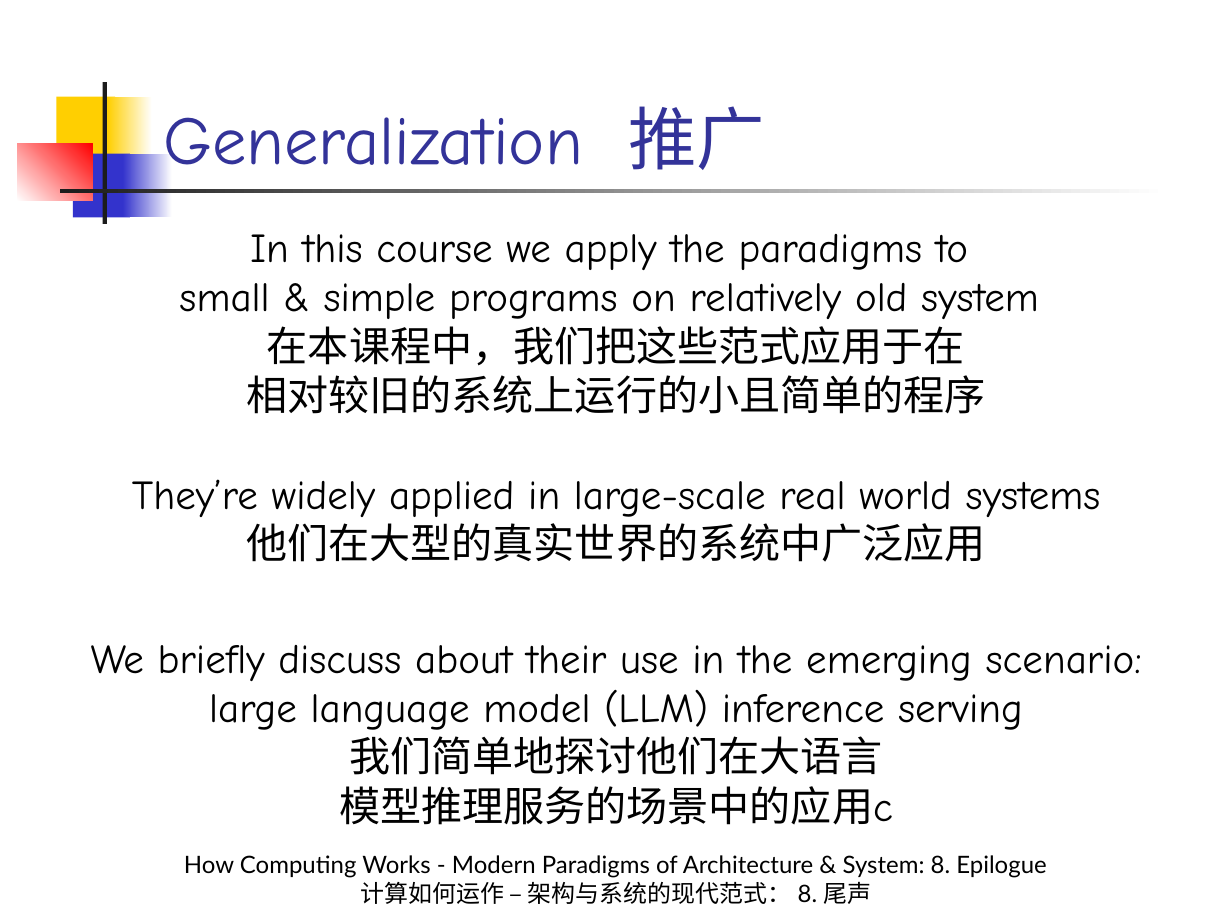
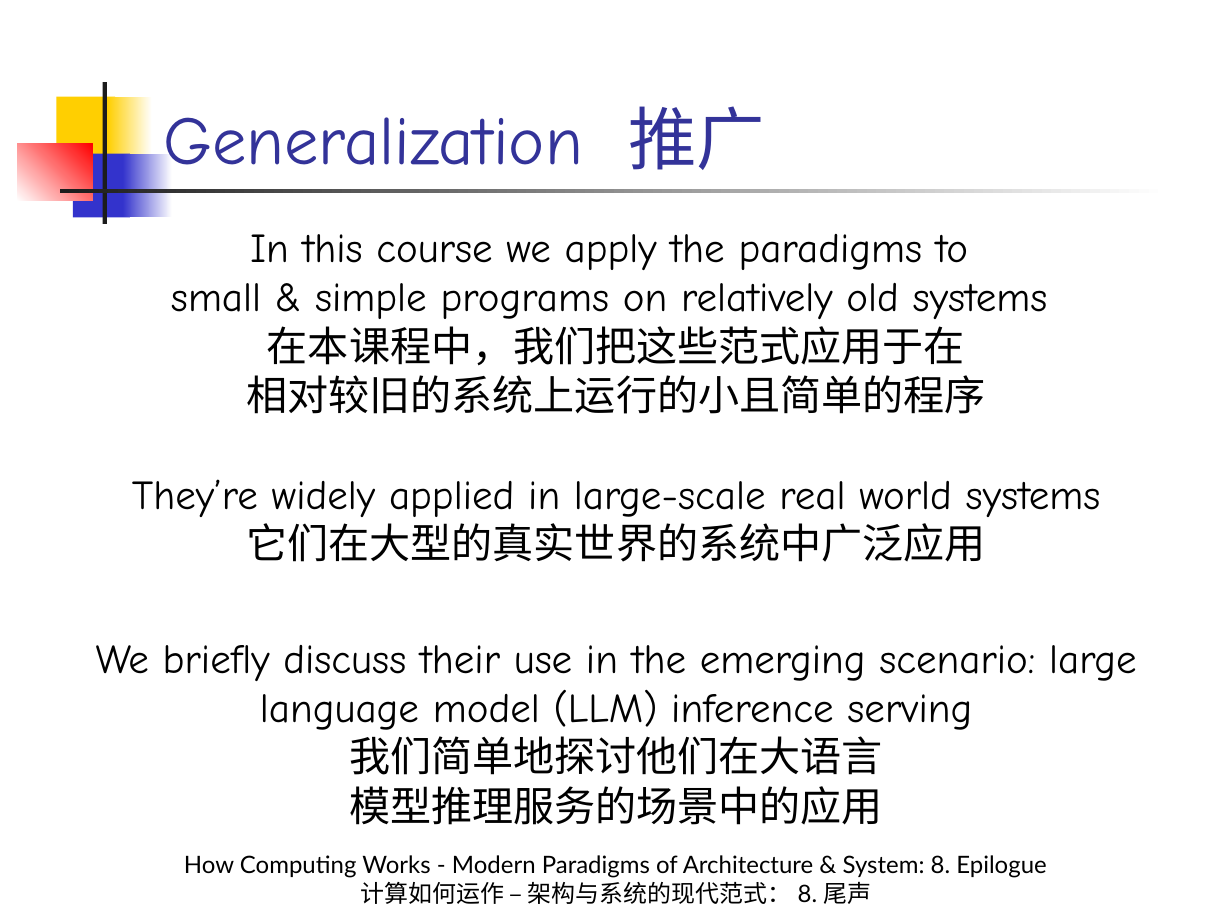
Before and after one commit to licongintel/courseMaterial, a slide deck: slide 10 of HCWMPA&S/Slides/8. Epilogue.pptx. Drawn at 1232x924 pixels with LibreOffice and Linux fonts; fonts in the diff are those of the drawing. Boxes give left, top, right and bottom in pixels: in the first picture for what was removed or moved away, otherwise in the second. Text is boxed around its words. In the diff, an @@ line names an element or a change of style, - is before the commit and + after.

Commit message:
Refine some wording in Sec. 8

```diff
--- a/HCWMPA&S/Slides/8. Epilogue.pptx
+++ b/HCWMPA&S/Slides/8. Epilogue.pptx
@@ text at (171, 283, 1048, 319): text changed @@
-small & simple programs on relatively old system
+small & simple programs on relatively old systems
@@ text at (246, 516, 985, 562): text changed @@
-他们在大型的真实世界的系统中广泛应用
+它们在大型的真实世界的系统中广泛应用
@@ text at (96, 645, 1137, 730): text changed @@
-We briefly discuss about their use in the emerging scenario: large language model (LLM) inference serving
+We briefly discuss their use in the emerging scenario: large language model (LLM) inference serving
@@ text at (349, 786, 883, 825): text changed @@
-模型推理服务的场景中的应用c
+模型推理服务的场景中的应用
```
Also in this commit, not shown: 16 other slides changed.
